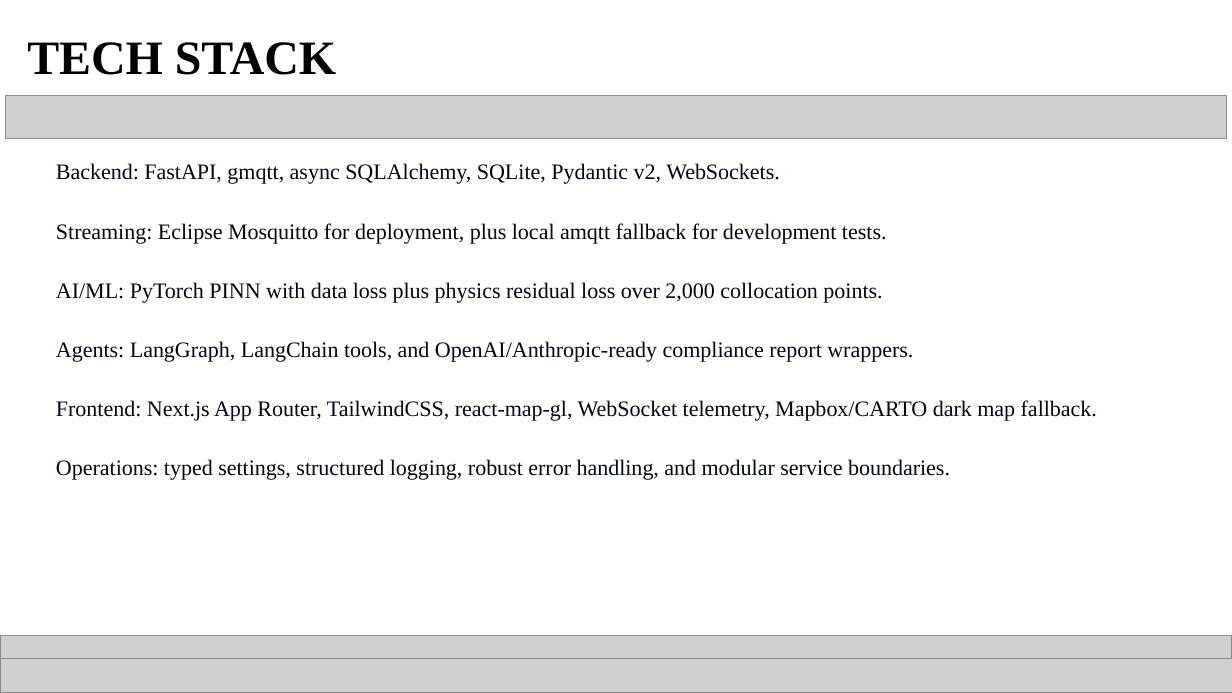
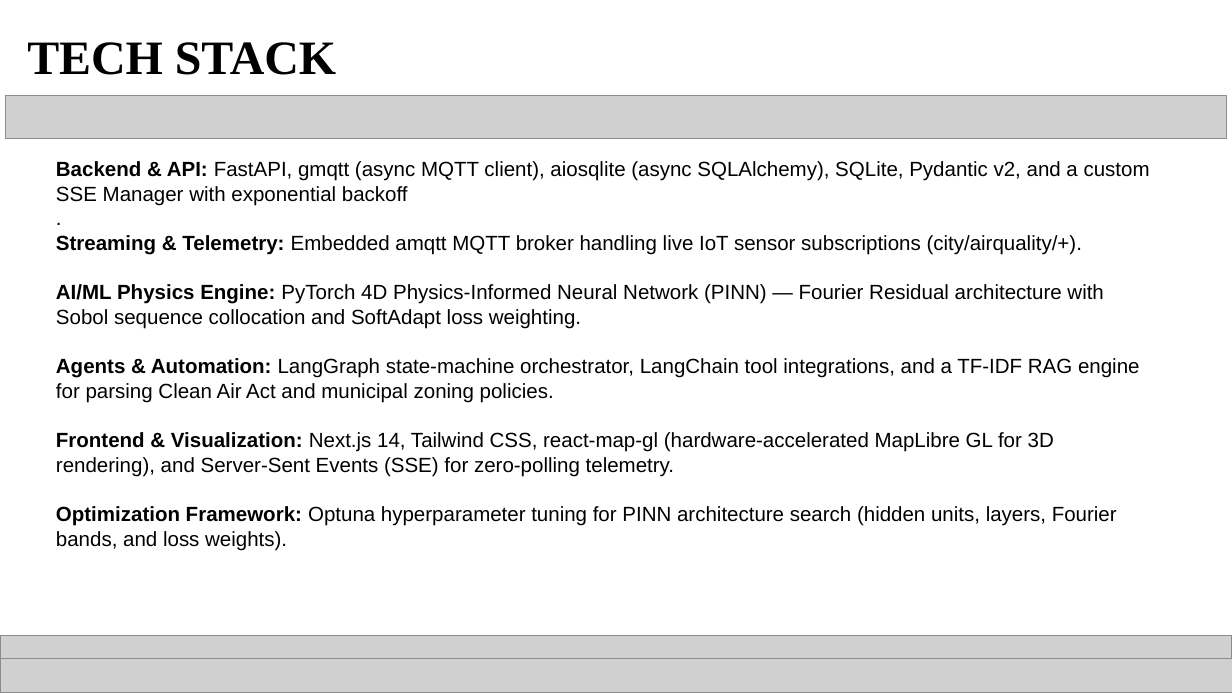
Before and after one commit to sudu787/Plumetrace, a slide deck: slide 4 of PlumeTrace_SmartAIthon_2026_Round1_Filled.pptx. Drawn at 1232x693 pixels with LibreOffice and Linux fonts; fonts in the diff are those of the drawing; grey boxes stand for pictures. Boxes give left, top, right and bottom in pixels: in the first picture for what was removed or moved away, otherwise in the second. Text is boxed around its words. In the diff, an @@ line names an element or a change of style, - is before the commit and + after.

Commit message:
Finalizing PlumeTrace project architecture, 4D PINN integration, and presentations

```diff
--- a/PlumeTrace_SmartAIthon_2026_Round1_Filled.pptx
+++ b/PlumeTrace_SmartAIthon_2026_Round1_Filled.pptx
@@ title at [56,161,1150,551]: text changed; size 12.9 to 12 pt; font Times New Roman to Arial; text colour #020618 to #000000 @@
-Backend: FastAPI, gmqtt, async SQLAlchemy, SQLite, Pydantic v2, WebSockets.
-Streaming: Eclipse Mosquitto for deployment, plus local amqtt fallback for development tests.
-AI/ML: PyTorch PINN with data loss plus physics residual loss over 2,000 collocation points.
-Agents: LangGraph, LangChain tools, and OpenAI/Anthropic-ready compliance report wrappers.
-Frontend: Next.js App Router, TailwindCSS, react-map-gl, WebSocket telemetry, Mapbox/CARTO dark map fallback.
-Operations: typed settings, structured logging, robust error handling, and modular service boundaries.
+Backend & API: FastAPI, gmqtt (async MQTT client), aiosqlite (async SQLAlchemy), SQLite, Pydantic v2, and a custom SSE Manager with exponential backoff
+.
+Streaming & Telemetry: Embedded amqtt MQTT broker handling live IoT sensor subscriptions (city/airquality/+).
+AI/ML Physics Engine: PyTorch 4D Physics-Informed Neural Network (PINN) — Fourier Residual architecture with Sobol sequence collocation and SoftAdapt loss weighting.
+Agents & Automation: LangGraph state-machine orchestrator, LangChain tool integrations, and a TF-IDF RAG engine for parsing Clean Air Act and municipal zoning policies.
+Frontend & Visualization: Next.js 14, Tailwind CSS, react-map-gl (hardware-accelerated MapLibre GL for 3D rendering), and Server-Sent Events (SSE) for zero-polling telemetry.
+Optimization Framework: Optuna hyperparameter tuning for PINN architecture search (hidden units, layers, Fourier bands, and loss weights).
```
Also in this commit, not shown: 9 other slides changed, 1 slide added, 1 slide removed, 16 other files.
